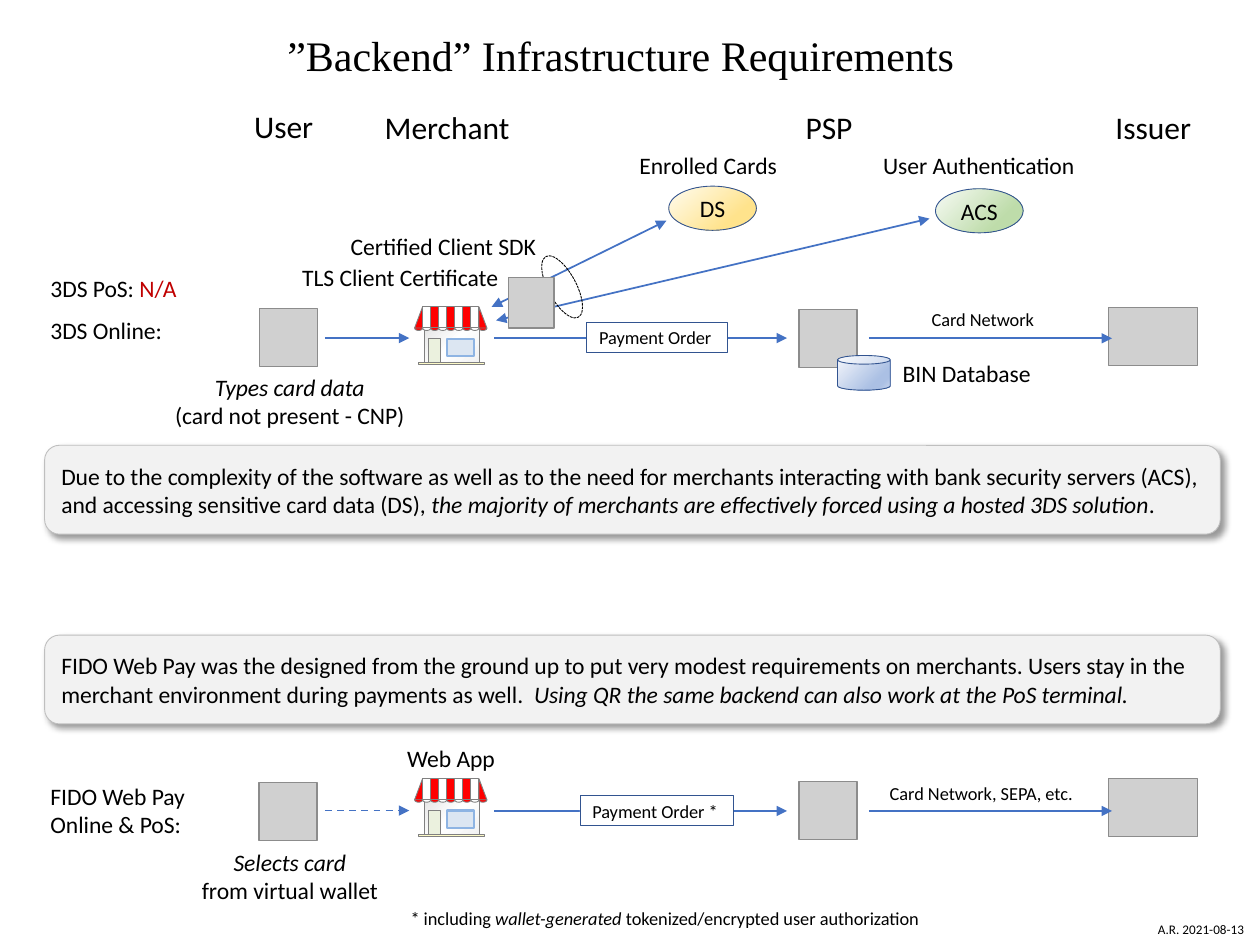
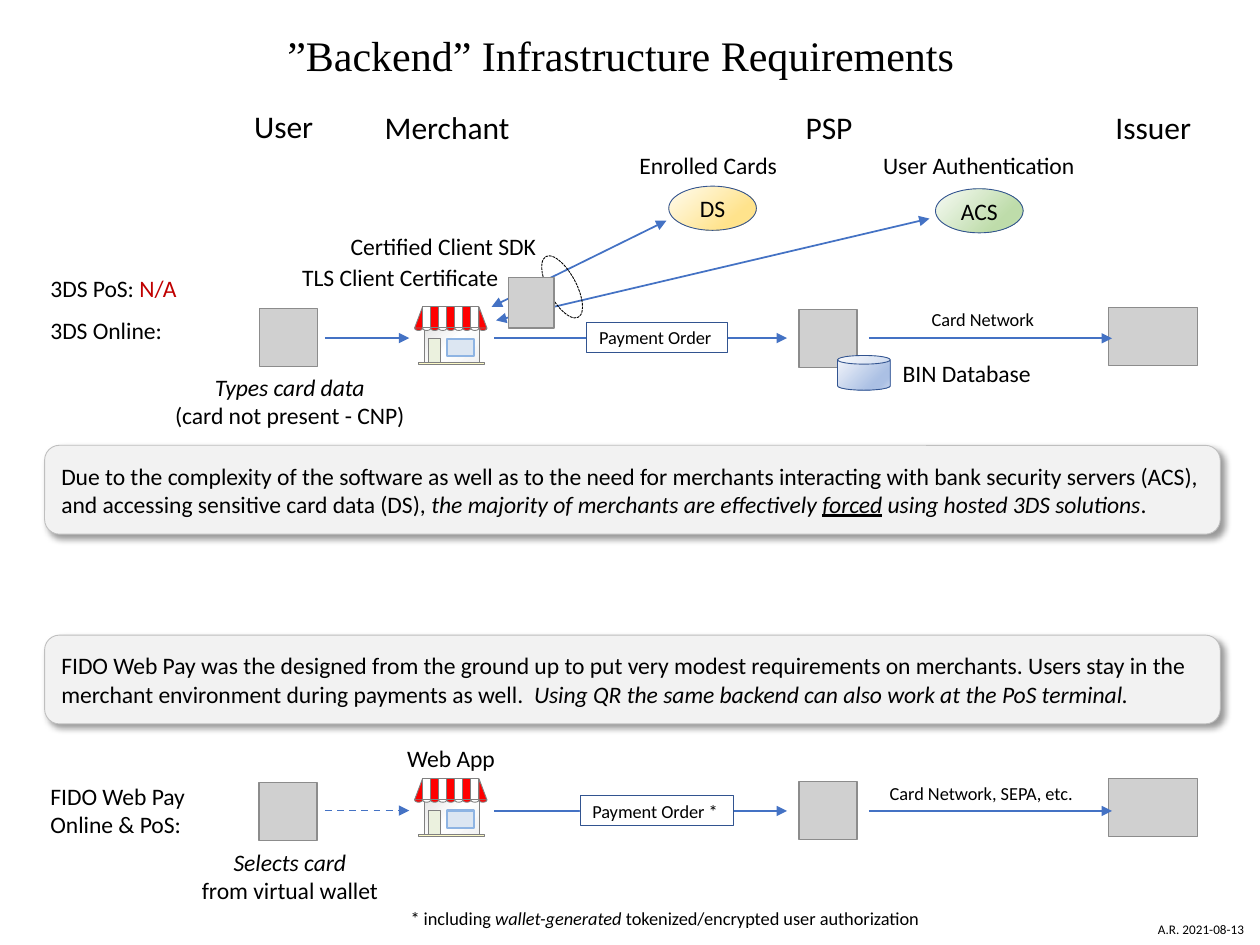
Before and after one commit to fido-web-pay/specification, a slide deck: slide 1 of backend-infrastructure-requirements.pptx. Drawn at 1260x945 pixels with LibreOffice and Linux fonts; fonts in the diff are those of the drawing; grey boxes stand for pictures. Boxes give left, top, right and bottom in pixels: in the first picture for what was removed or moved away, otherwise in the second. Text is boxed around its words. In the diff, an @@ line names an element or a change of style, - is before the commit and + after.

```diff
--- a/backend-infrastructure-requirements.pptx
+++ b/backend-infrastructure-requirements.pptx
@@ text in rounded rectangle at (61,468,1198,517): text changed @@
-Due to the complexity of the software as well as to the need for merchants interacting with bank security servers (ACS), and accessing sensitive card data (DS), the majority of merchants are effectively forced using a hosted 3DS solution.
+Due to the complexity of the software as well as to the need for merchants interacting with bank security servers (ACS), and accessing sensitive card data (DS), the majority of merchants are effectively forced using hosted 3DS solutions.
```
Also in this commit, not shown: 1 other file.
